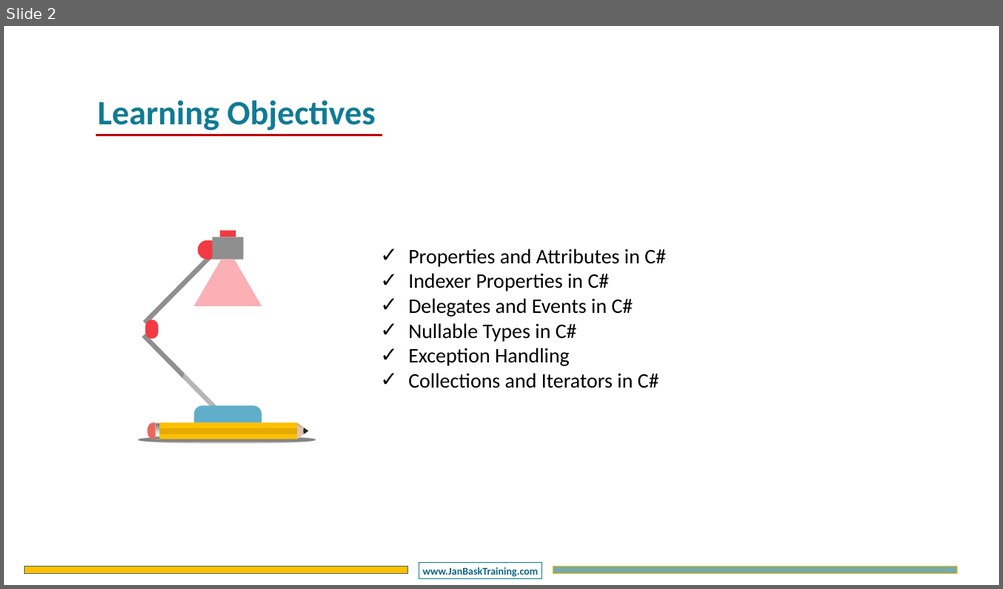
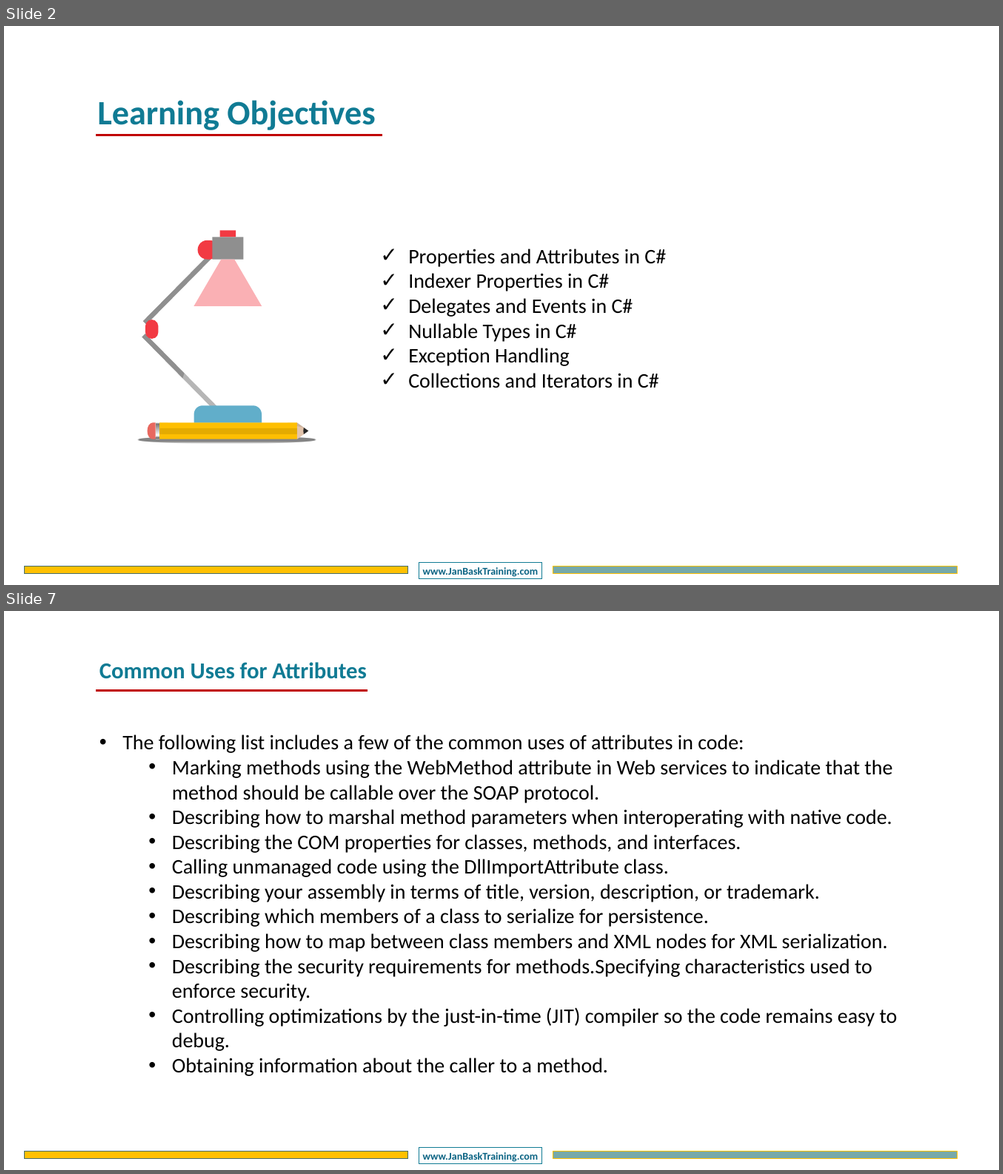
Before and after one commit to DotNetTraining/DotNetEssentials, a slide deck: slides/OOPC/OOPC - Chapter3.pptx. Shown one above the other, each under a label of ours: slide 2 before the commit, slides 2 and 7 after it; the slides between them are not shown. The pictures are 1003x589 and 1003x1174 pixels, drawn with LibreOffice and Linux fonts; fonts in the diff are those of the drawing; background and template pictures are left out. Boxes give left, top, right and bottom in pixels: in the first picture for what was removed or moved away, otherwise in the second. Text is boxed around its words. In the diff, an @@ line names an element or a change of style, - is before the commit and + after.

```diff
--- a/slides/OOPC/OOPC - Chapter3.pptx
+++ b/slides/OOPC/OOPC - Chapter3.pptx
@@ slide 7 added at (4, 611, 999, 1170), background #FFFFFF; not listed: 3 template elements that a slide beside it also shows @@
@@ text added at (99, 662, 366, 679), 44 pt, text #107B94, bold @@
+Common Uses for Attributes
@@ line added from (96, 691) to (367, 691), #C00000 4.5 pt @@
@@ text added at (122, 735, 897, 1076), 40 pt, text #000000 @@
+• The following list includes a few of the common uses of attributes in code:
+  • Marking methods using the WebMethod attribute in Web services to indicate that the method should be callable over the SOAP protocol.
+  • Describing how to marshal method parameters when interoperating with native code.
+  • Describing the COM properties for classes, methods, and interfaces.
+  • Calling unmanaged code using the DllImportAttribute class.
+  • Describing your assembly in terms of title, version, description, or trademark.
+  • Describing which members of a class to serialize for persistence.
+  • Describing how to map between class members and XML nodes for XML serialization.
+  • Describing the security requirements for methods.Specifying characteristics used to enforce security.
+  • Controlling optimizations by the just-in-time (JIT) compiler so the code remains easy to debug.
+  • Obtaining information about the caller to a method.
```
Also in this commit, not shown: 1 slide changed, 16 other slides added, 1 slide removed, 14 other files.
